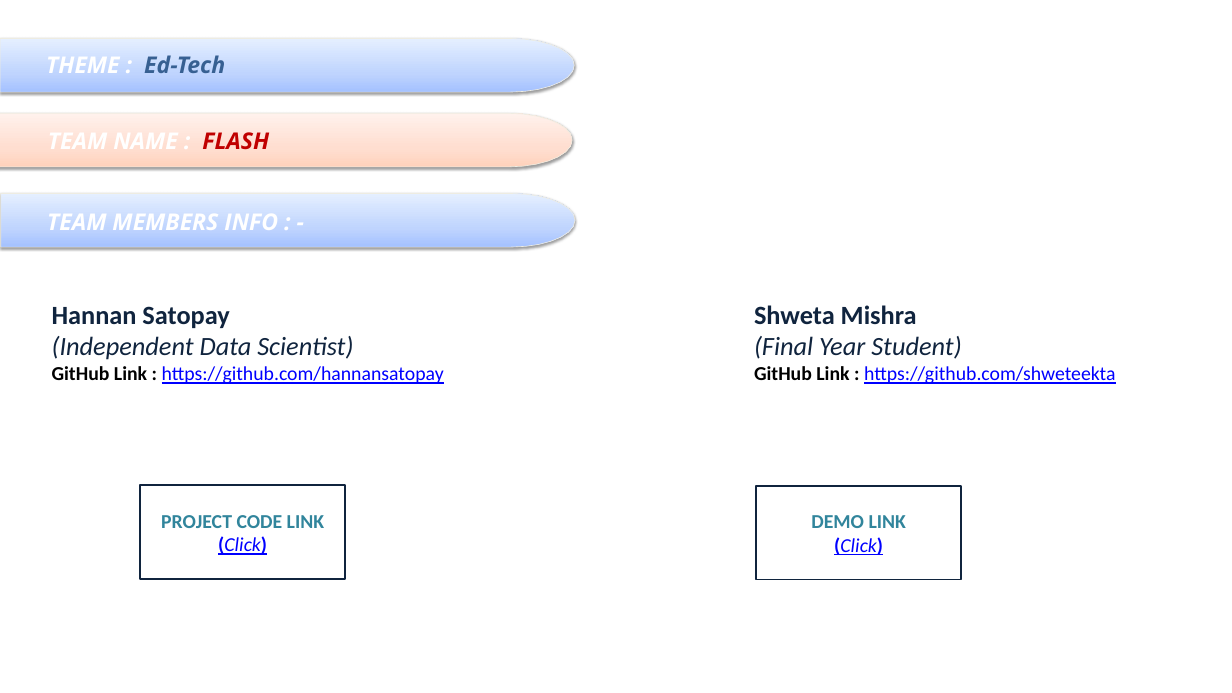
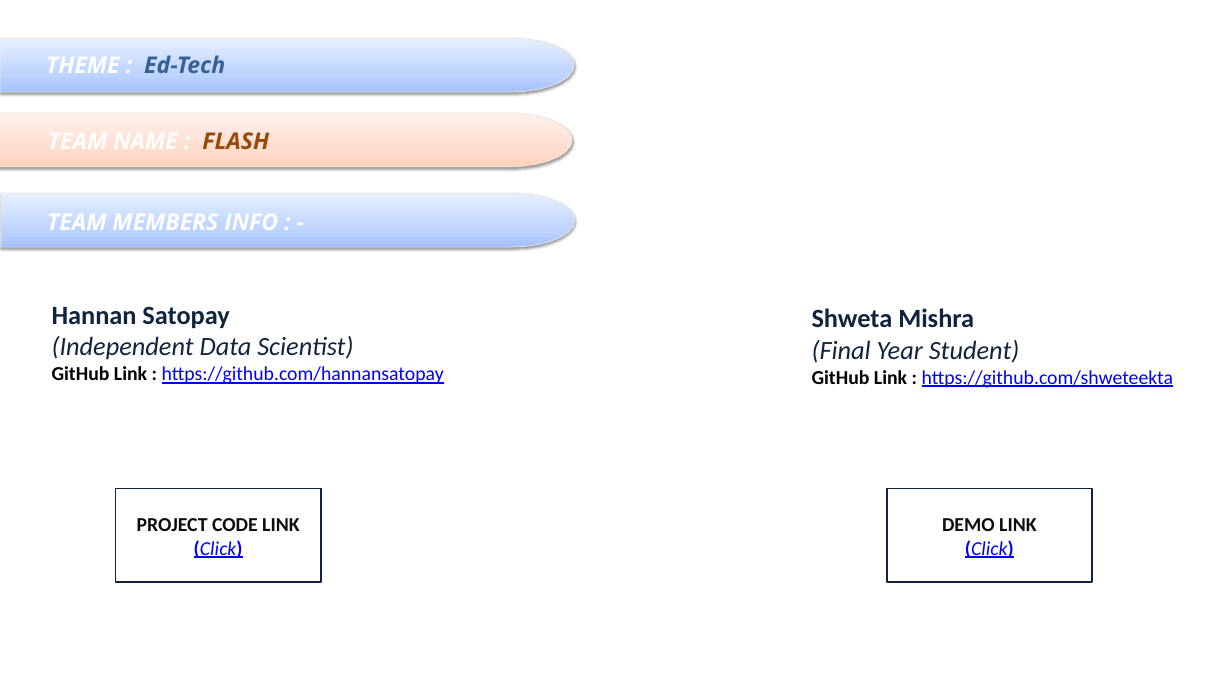
Before and after one commit to shweteekta/EduWiz, a slide deck: slide 2 of EduWiz.pptx. Drawn at 1232x693 pixels with LibreOffice and Linux fonts; fonts in the diff are those of the drawing; background and template pictures are left out. Boxes give left, top, right and bottom in pixels: in the first picture for what was removed or moved away, otherwise in the second. Text is boxed around its words. In the diff, an @@ line names an element or a change of style, - is before the commit and + after.

```diff
--- a/EduWiz.pptx
+++ b/EduWiz.pptx
@@ text "TEAM NAME : FLASH" at bbox=[202, 132, 269, 149]: text colour #C00000 to #984807 in "FLASH" @@
@@ text "Shweta Mishra": place and size @@
-text "Shweta Mishra" at bbox=[754, 305, 1115, 384]
+text "Shweta Mishra" at bbox=[812, 308, 1173, 388]
@@ rectangle "PROJECT CODE LINK": place and size @@
-rectangle "PROJECT CODE LINK" at bbox=[140, 485, 345, 579]
+rectangle "PROJECT CODE LINK" at bbox=[116, 488, 321, 582]
@@ rectangle "DEMO LINK": place and size @@
-rectangle "DEMO LINK" at bbox=[756, 486, 961, 580]
+rectangle "DEMO LINK" at bbox=[887, 488, 1092, 582]
@@ text in rectangle at bbox=[137, 518, 299, 531]: text colour #31859C to #0D0D0D in "PROJECT CODE LINK" @@
@@ text in rectangle at bbox=[942, 518, 1036, 531]: text colour #31859C to #0D0D0D in "DEMO LINK" @@
```
Also in this commit, not shown: 3 other slides changed.
